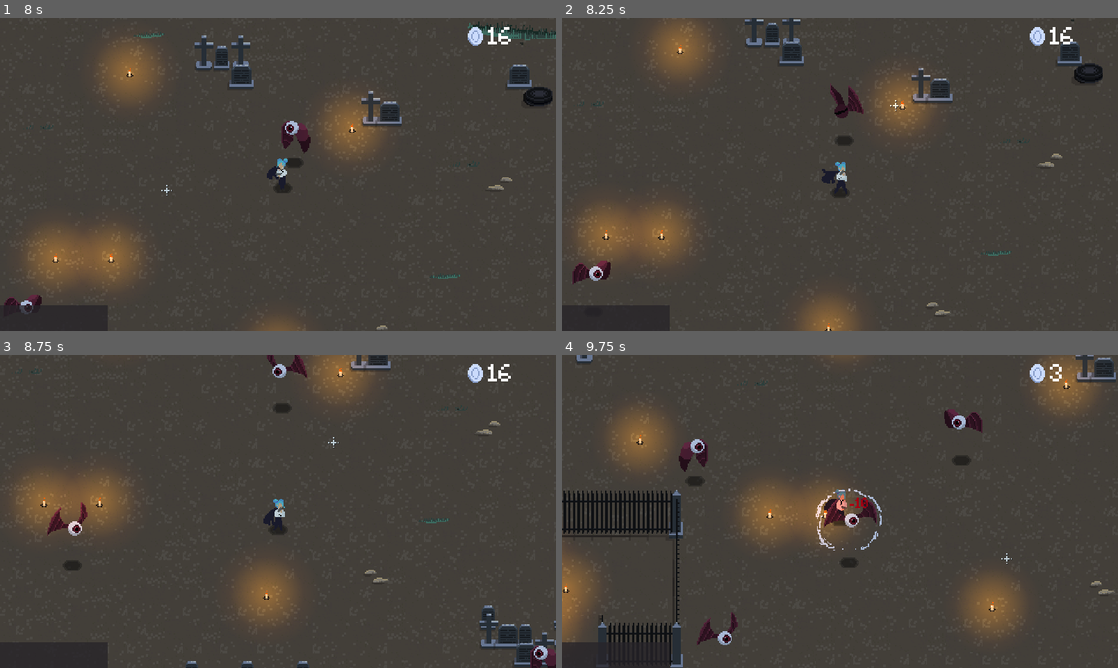
Above: before the commit, frames 1-4 (two rows, left to right).
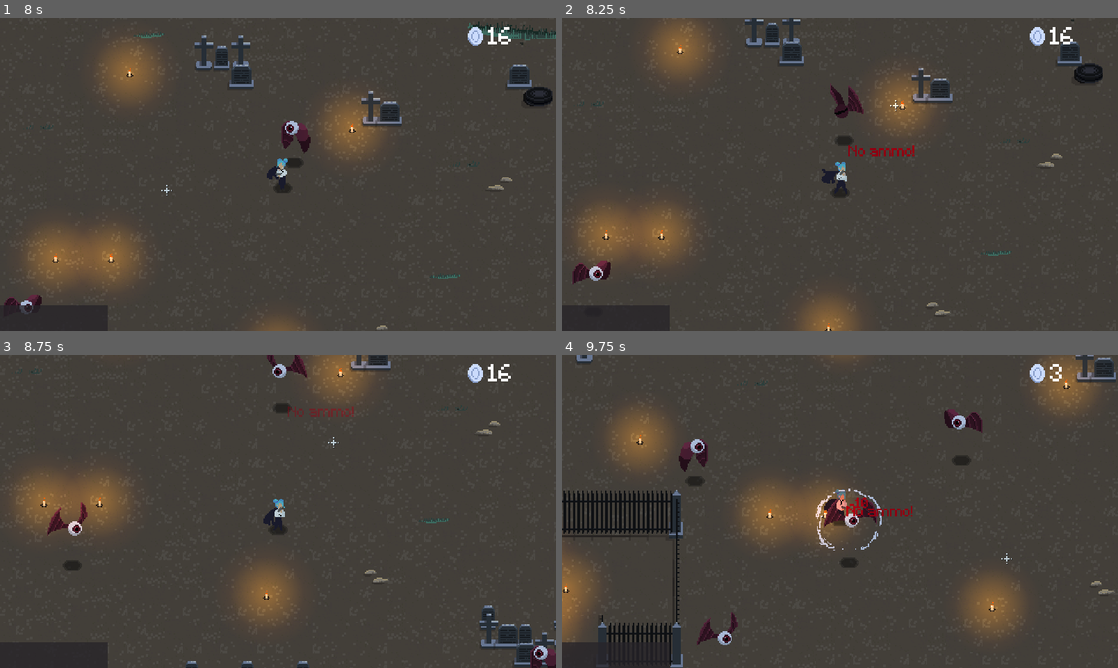
Above: after the commit, the same moments.

Repository: Niimphu/JGJ24
Game: Godot game, scene res://scenes/game/game.tscn
The game is run twice, just before and just after one commit, with the same random seed, the same clock (stepped at 60 frames per second) and the same inputs.
Inputs (mouse positions are in pixels of both pictures, inside the frame that each line leads up to):
- Up to frame 1 (8 s): tap Enter at 0.5 s; move the mouse to (400, 158) at 0.52 s; hold D (move_right) 0.53-1.28 s; click (400, 158) at 0.6 s; move the mouse to (166, 190) at 1.27 s; hold S (move_down) 1.28-2.03 s; click (166, 190) at 1.35 s; move the mouse to (333, 105) at 2.02 s; hold D (move_right) 2.03-2.78 s; tap Space (roll) at 2.1, 4.35, 6.6 s; click (333, 105) at 2.3 s; move the mouse to (250, 237) at 2.77 s; hold W (move_up) 2.78-3.53 s; click (250, 237) at 2.85 s; move the mouse to (444, 221) at 3.52 s; hold A (move_left) 3.53-5.03 s; click (444, 221) at 3.6 s; tap R (reload) at 4.15 s; move the mouse to (111, 127) at 4.27 s; click (111, 127) at 4.55 s; move the mouse to (305, 174) at 5.02 s; hold S (move_down) 5.03-5.78 s; click (305, 174) at 5.1 s; move the mouse to (194, 96) at 5.77 s; hold D (move_right) 5.78-6.53 s; click (194, 96) at 5.85 s; move the mouse to (400, 158) at 6.52 s; hold W (move_up) 6.53-7.28 s; click (400, 158) at 6.8 s; move the mouse to (166, 190) at 7.27 s; hold D (move_right) from 7.28 s (still down); click (166, 190) at 7.35 s
- Up to frame 2 (8.25 s): move the mouse to (895, 105) at 8.02 s; release D (move_right) at 8.03 s; hold S (move_down) from 8.03 s (still down); click (895, 105) at 8.1 s
- Up to frame 3 (8.75 s): keep holding S (move_down)
- Up to frame 4 (9.75 s): move the mouse to (812, 574) at 8.77 s; release S (move_down) at 8.78 s; hold A (move_left) 8.78-9.53 s; tap Space (roll) at 8.85 s; click (812, 574) at 9.05 s; move the mouse to (1006, 558) at 9.52 s; hold W (move_up) from 9.53 s (still down); click (1006, 558) at 9.6 s

Frame 1 is identical in both runs. In frame 2, 0.2% of the frame differs, in the area x 51-64%, y 40-45%; in frame 3, 0.2%; in frame 4, 0.1%.

Commit message:
get fixed

Diff:
--- a/scenes/entities/player.gd
+++ b/scenes/entities/player.gd
@@ -26,6 +26,7 @@
 
 @onready var bullet_scene := preload("bullet.tscn")
 @onready var dust_scene := preload("res://scenes/entities/roll_dust.tscn")
+@onready var popup_scene := preload("res://scenes/ui/popup.tscn")
 
 
 const ROLL_MULT := 3.5
@@ -54,6 +55,7 @@
 	Hurtbox.area_entered.connect(_on_hurtbox_entered)
 	Animator.animation_finished.connect(finished_animation)
 	Ouch.animation_finished.connect(hurtbox_on)
+	set_process(true)
 	#EventBus.player_death.connect(player_died)
 
 
@@ -171,6 +173,7 @@
 func shoot() -> void:
 	if current_ammo == 0:
 		Sound.empty()
+		popup("No ammo!")
 		return
 
 	reloading = false
@@ -204,7 +207,7 @@
 		reloading = false
 		return
 
-	GunAnimator.play("reload", 0.5)
+	GunAnimator.play("full_reload")
 	Sound.full_reload()
 	if state == ROLL or Game.update_coins((max_ammo - current_ammo) * reload_cost, popup_pos()) == false:
 		reloading = false
@@ -258,4 +261,16 @@
 	resuming = true
 	state = IDLE
 	set_process(true)
+	if current_ammo < max_ammo:
+		popup("Reloading")
+	await get_tree().create_timer(0.1).timeout
+	Animator.play("idle")
+	await get_tree().create_timer(0.6).timeout
 	reload(true)
+
+
+func popup(message: String) -> void:
+	var popup_instance := popup_scene.instantiate()
+	Game.add_child(popup_instance)
+	popup_instance.global_position = popup_pos()
+	popup_instance.pop(message, false)
--- a/scenes/entities/player.tscn
+++ b/scenes/entities/player.tscn
@@ -123,9 +123,27 @@
 "values": [0, 1, 2, 0]
 }
 
+[sub_resource type="Animation" id="Animation_wgskm"]
+resource_name = "full_reload"
+length = 1.6
+step = 0.1
+tracks/0/type = "value"
+tracks/0/imported = false
+tracks/0/enabled = true
+tracks/0/path = NodePath(".:frame")
+tracks/0/interp = 1
+tracks/0/loop_wrap = true
+tracks/0/keys = {
+"times": PackedFloat32Array(0, 0.3, 0.6, 0.9, 1.2),
+"transitions": PackedFloat32Array(1, 1, 1, 1, 1),
+"update": 1,
+"values": [7, 8, 9, 10, 6]
+}
+
 [sub_resource type="AnimationLibrary" id="AnimationLibrary_l15wj"]
 _data = {
 "RESET": SubResource("Animation_t61je"),
+"full_reload": SubResource("Animation_wgskm"),
 "reload": SubResource("Animation_vst3i"),
 "shoot": SubResource("Animation_3dysw")
 }
@@ -368,6 +386,21 @@
 "run": SubResource("Animation_fidf7")
 }
 
+[sub_resource type="Animation" id="Animation_hqasp"]
+length = 0.001
+tracks/0/type = "value"
+tracks/0/imported = false
+tracks/0/enabled = true
+tracks/0/path = NodePath(".:modulate")
+tracks/0/interp = 1
+tracks/0/loop_wrap = true
+tracks/0/keys = {
+"times": PackedFloat32Array(0),
+"transitions": PackedFloat32Array(1),
+"update": 0,
+"values": [Color(1, 1, 1, 1)]
+}
+
 [sub_resource type="Animation" id="Animation_1g3rr"]
 resource_name = "ouch"
 length = 0.5
@@ -385,21 +418,6 @@
 "values": [Color(1, 1, 1, 1), Color(1, 0, 0, 1), Color(1, 1, 1, 1)]
 }
 
-[sub_resource type="Animation" id="Animation_hqasp"]
-length = 0.001
-tracks/0/type = "value"
-tracks/0/imported = false
-tracks/0/enabled = true
-tracks/0/path = NodePath(".:modulate")
-tracks/0/interp = 1
-tracks/0/loop_wrap = true
-tracks/0/keys = {
-"times": PackedFloat32Array(0),
-"transitions": PackedFloat32Array(1),
-"update": 0,
-"values": [Color(1, 1, 1, 1)]
-}
-
 [sub_resource type="AnimationLibrary" id="AnimationLibrary_fbrr3"]
 _data = {
 "RESET": SubResource("Animation_hqasp"),
@@ -434,7 +452,8 @@
 
 [node name="FullReload" type="AudioStreamPlayer" parent="Sound"]
 stream = ExtResource("6_lg8fc")
-pitch_scale = 2.0
+volume_db = -5.0
+pitch_scale = 1.14
 bus = &"SFX"
 
 [node name="CollisionShape2D" type="CollisionShape2D" parent="."]
@@ -485,6 +504,7 @@
 
 [node name="Step" type="AudioStreamPlayer" parent="AnimationPlayer"]
 stream = ExtResource("11_u1akm")
+volume_db = 5.0
 bus = &"SFX"
 
 [node name="Roll" type="AudioStreamPlayer" parent="AnimationPlayer"]
--- a/scenes/game/game.gd
+++ b/scenes/game/game.gd
@@ -20,13 +20,18 @@
 
 func _ready():
 	CoinCount.text = str(coins)
+
 	EventBus.enemy_died.connect(_on_enemy_died)
 	EventBus.player_hit.connect(_on_player_hit)
 	Input.mouse_mode = Input.MOUSE_MODE_HIDDEN
+
 	UpgradeManager.upgrade_selected.connect(spawn_next_wave)
 	WaveManager.wave_complete.connect(wave_complete)
+
 	UpgradeMenu.undisplay()
-	spawn_next_wave()
+	UpgradeMenu.visible = false
+	WaveManager.spawn_wave(current_wave)
+	wave_spawning = true
 
 
 func spawn_next_wave():
Not shown, changed: assets/sounds/title screen arthouse.mp3.import
Not shown: 1 places in scenes/entities/player.tscn that only renumber resources
Not shown, changed: assets/sounds/fullreload.wav
